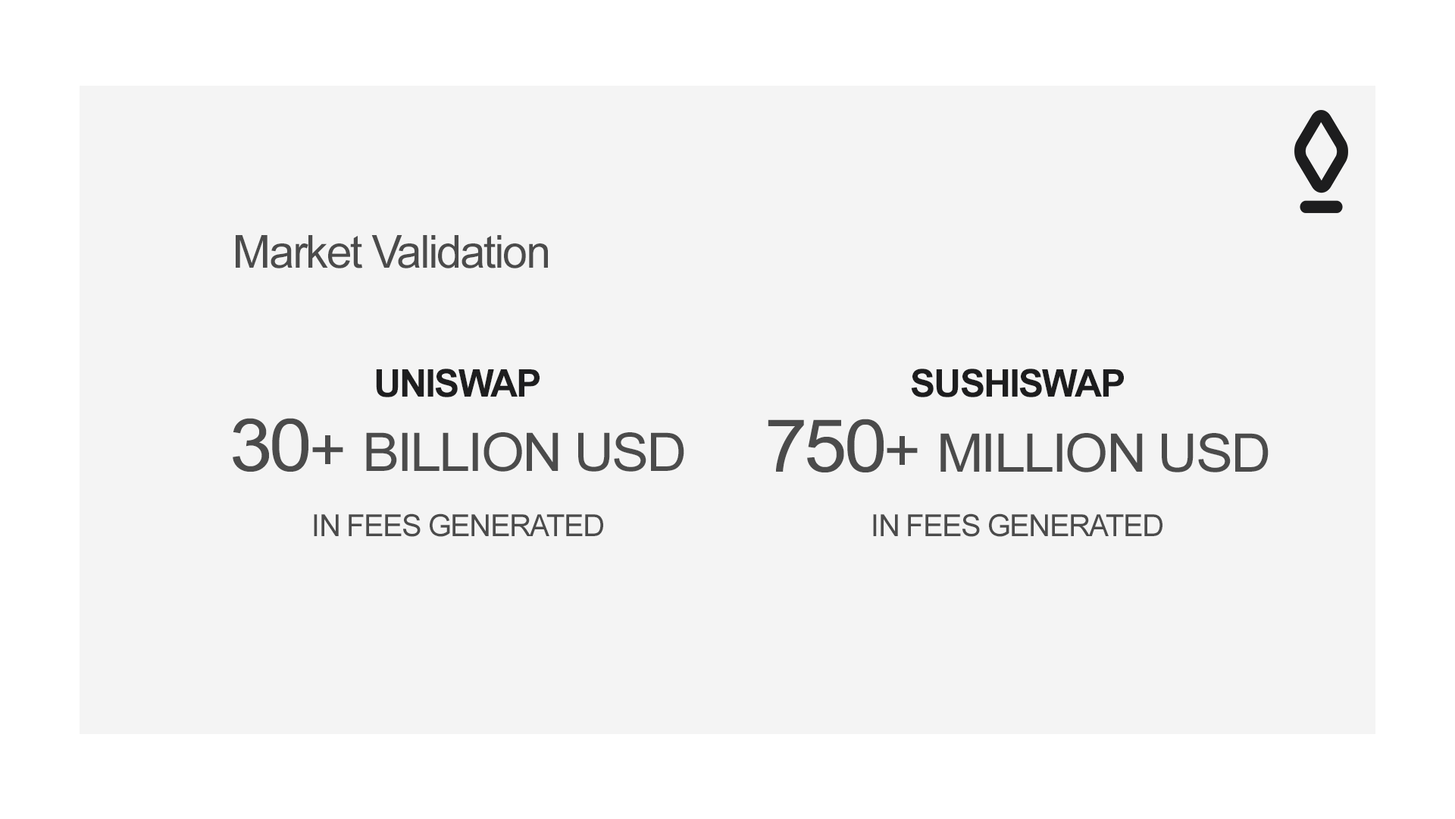
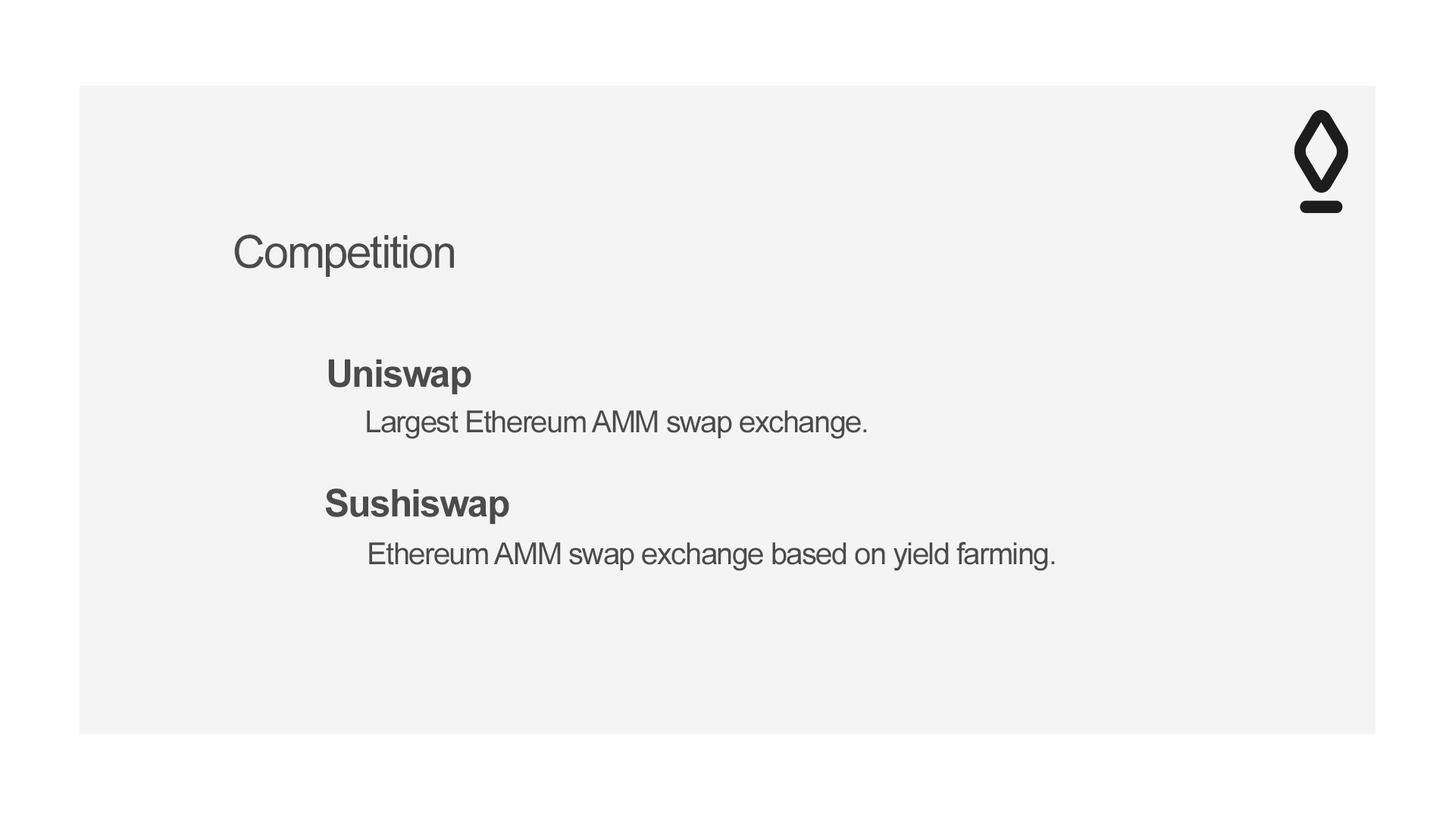
Revision of a layered 1455 x 819 image; what changed, layer by layer:
renamed "IN FEES GENERATED copy" to "Ethereum AMM swap exchange based on yield farming.", painted on it over (369, 513, 1163, 571)
renamed "IN FEES GENERATED" to "Largest Ethereum AMM swap exchange.", painted on it over (313, 410, 868, 537)
renamed "SUSHISWAP" to "Sushiswap", painted on it over (325, 368, 1125, 524)
renamed "UNISWAP" to "Uniswap", painted on it over (328, 359, 540, 398)
renamed "Market Validation" to "Competition", painted on it over (234, 234, 549, 277)
removed layer "750+ MILLION USD" over (767, 418, 1269, 473)
removed layer "30+ BILLION USD" over (232, 417, 685, 472)
